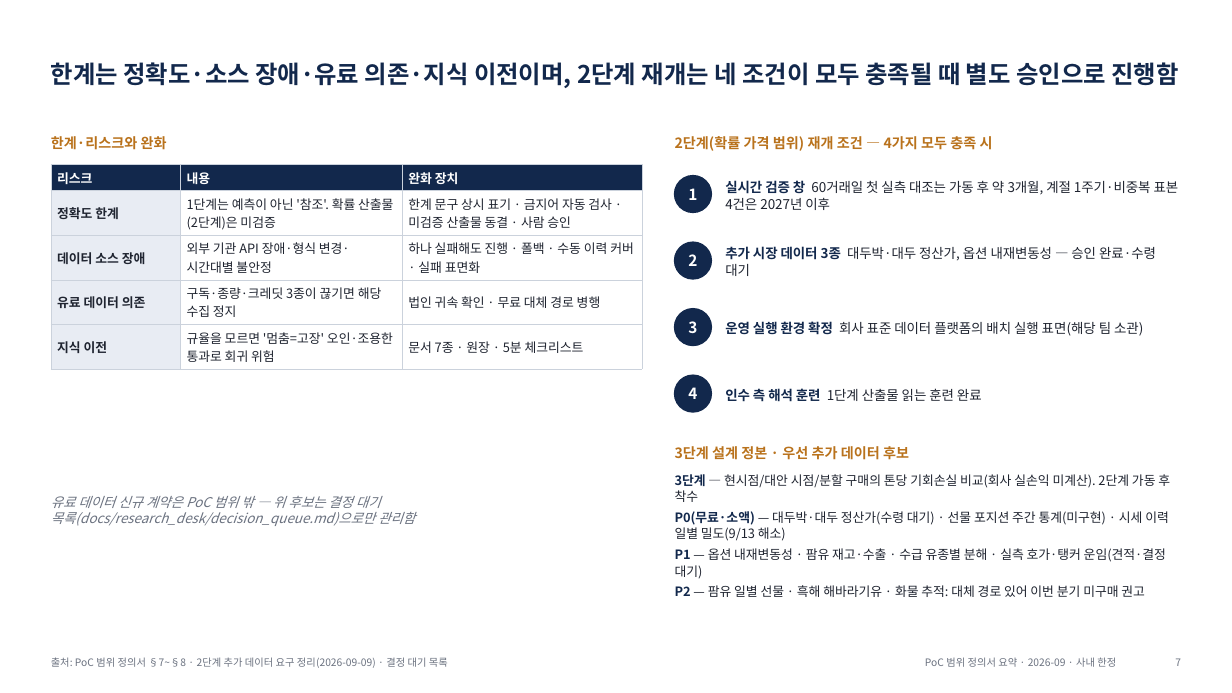
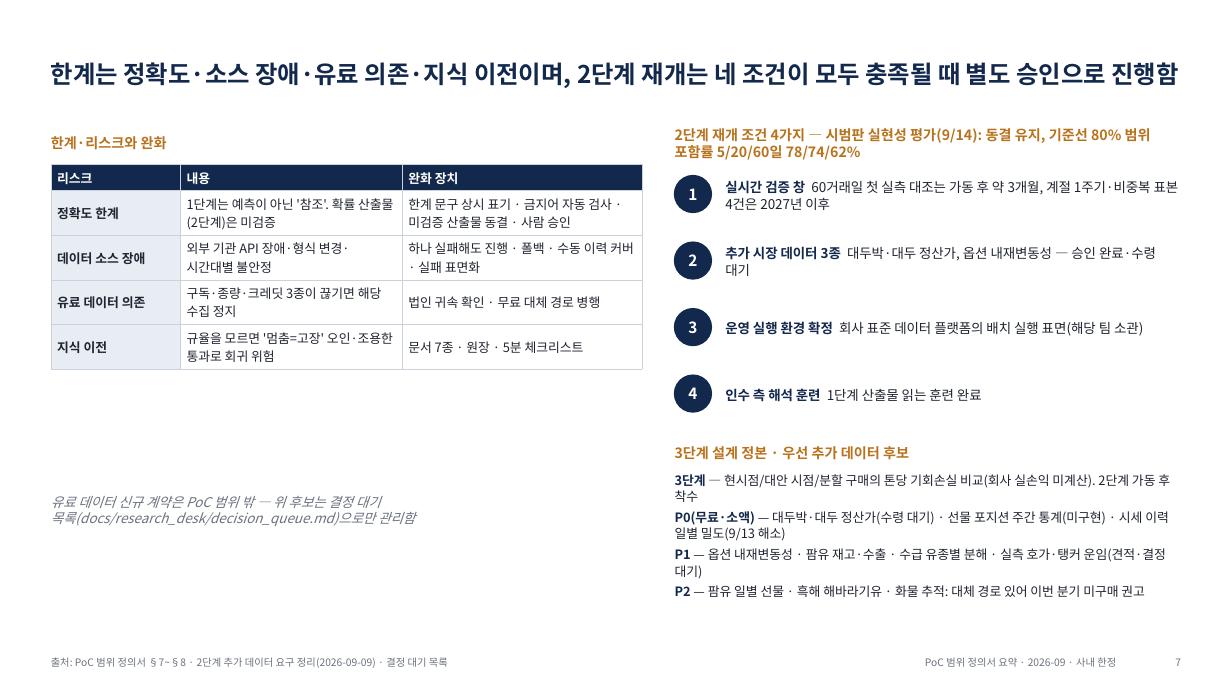
Before and after one commit to Jozosco/Nexus, a slide deck: slide 7 of docs/handover/05_PoC_범위_정의서_요약.pptx. Drawn at 1232x693 pixels with LibreOffice and Linux fonts; fonts in the diff are those of the drawing. Boxes give left, top, right and bottom in pixels: in the first picture for what was removed or moved away, otherwise in the second. Text is boxed around its words. In the diff, an @@ line names an element or a change of style, - is before the commit and + after.

```diff
--- a/docs/handover/05_PoC_범위_정의서_요약.pptx
+++ b/docs/handover/05_PoC_범위_정의서_요약.pptx
@@ text at [675, 128, 1151, 160]: text changed @@
-2단계(확률 가격 범위) 재개 조건 — 4가지 모두 충족 시
+2단계 재개 조건 4가지 — 시범판 실현성 평가(9/14): 동결 유지, 기준선 80% 범위 포함률 5/20/60일 78/74/62%
```
Also in this commit, not shown: 1 other slide changed, 14 other files.
